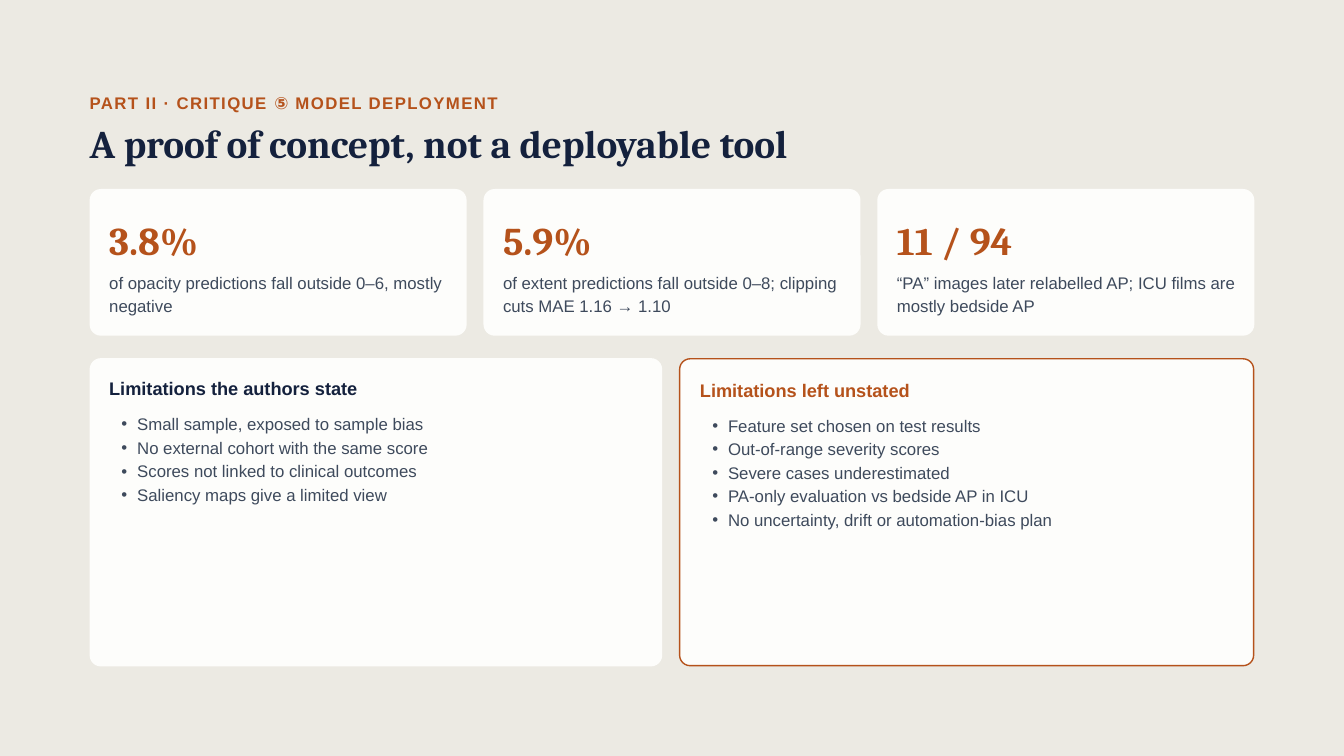
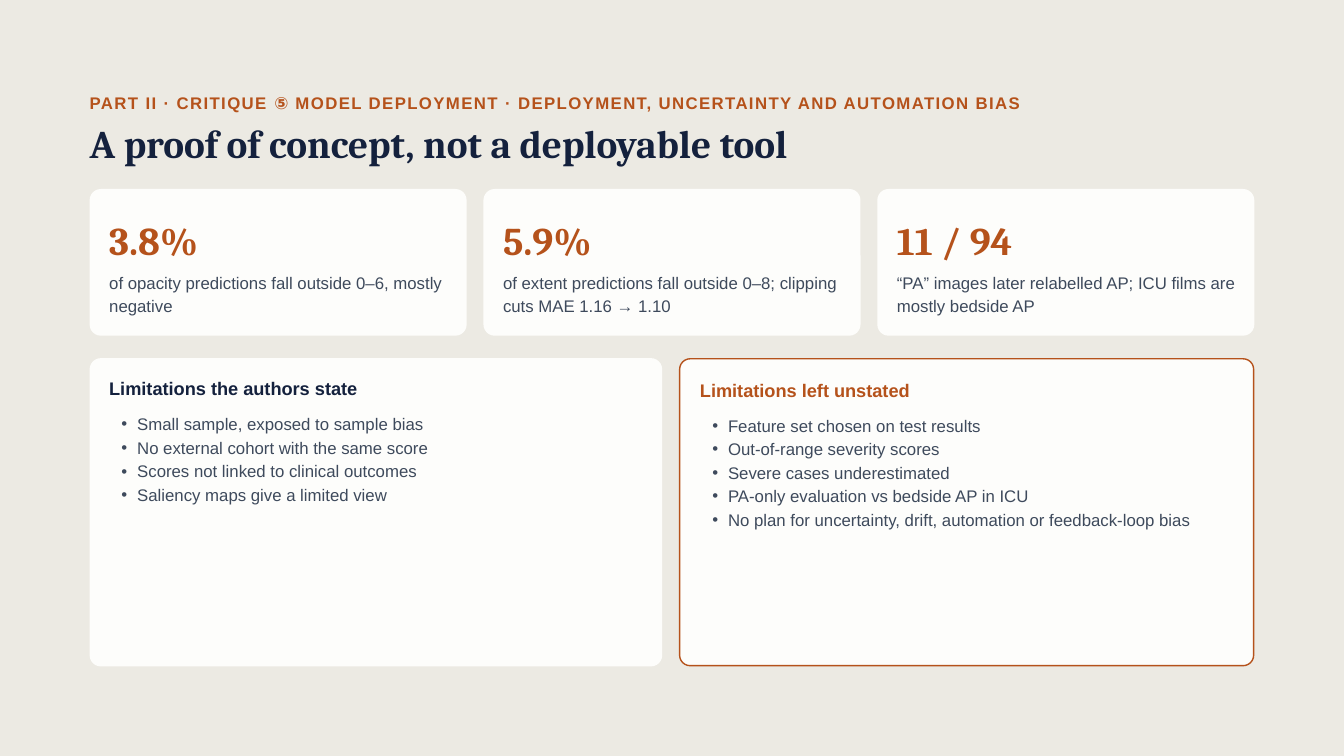
Before and after one commit to Caijiahui0715/DSA5206, a slide deck: slide 5 of critique_D/DSA5206_Critique_D.pptx (slide 4 before the commit). Drawn at 1344x756 pixels with LibreOffice and Linux fonts; fonts in the diff are those of the drawing. Boxes give left, top, right and bottom in pixels: in the first picture for what was removed or moved away, otherwise in the second. Text is boxed around its words. In the diff, an @@ line names an element or a change of style, - is before the commit and + after.

Commit message:
Update critique C and D slides with checklist coverage

```diff
--- a/critique_D/DSA5206_Critique_D.pptx
+++ b/critique_D/DSA5206_Critique_D.pptx
@@ text at [90, 97, 1020, 113]: text changed @@
-PART II · CRITIQUE ⑤ MODEL DEPLOYMENT
+PART II · CRITIQUE ⑤ MODEL DEPLOYMENT · DEPLOYMENT, UNCERTAINTY AND AUTOMATION BIAS
@@ text at [728, 514, 1190, 530]: text changed @@
-• No uncertainty, drift or automation-bias plan
+• No plan for uncertainty, drift, automation or feedback-loop bias
```
Also in this commit, not shown: 2 other slides changed, 2 slides added, 2 other files.
